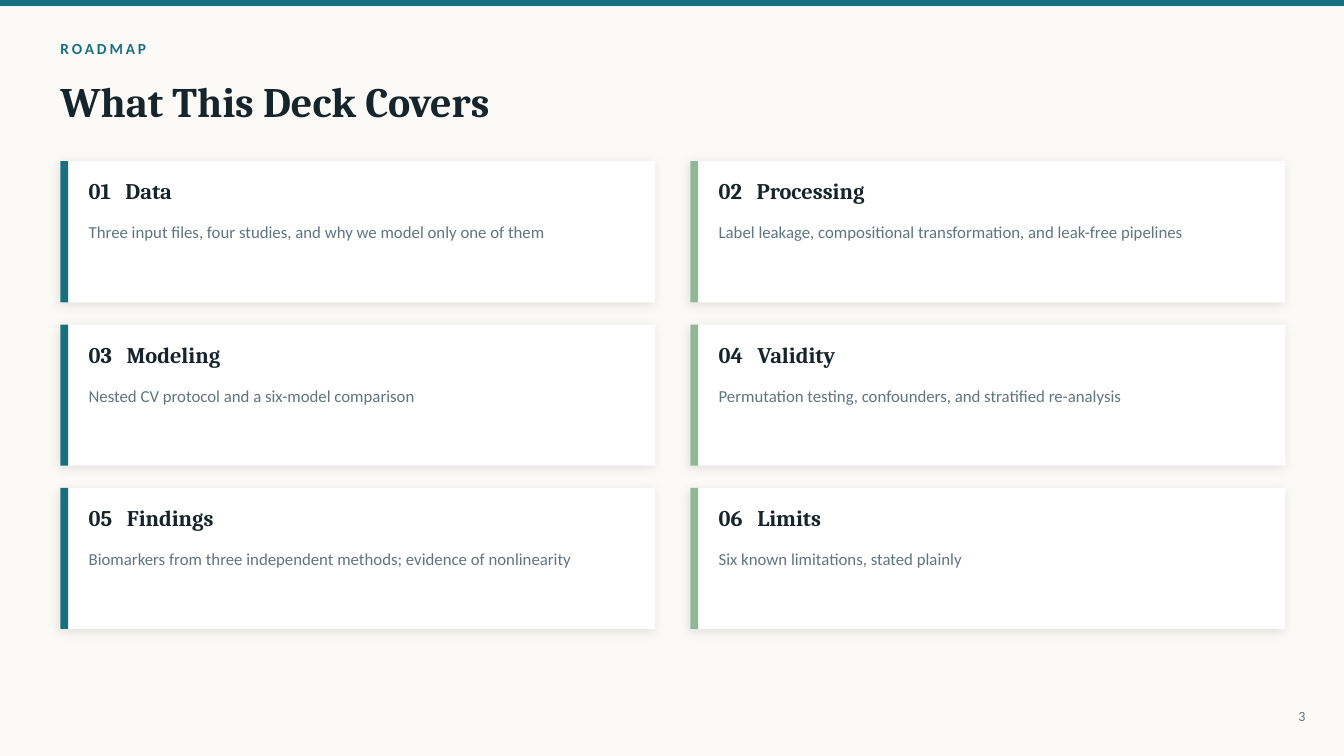
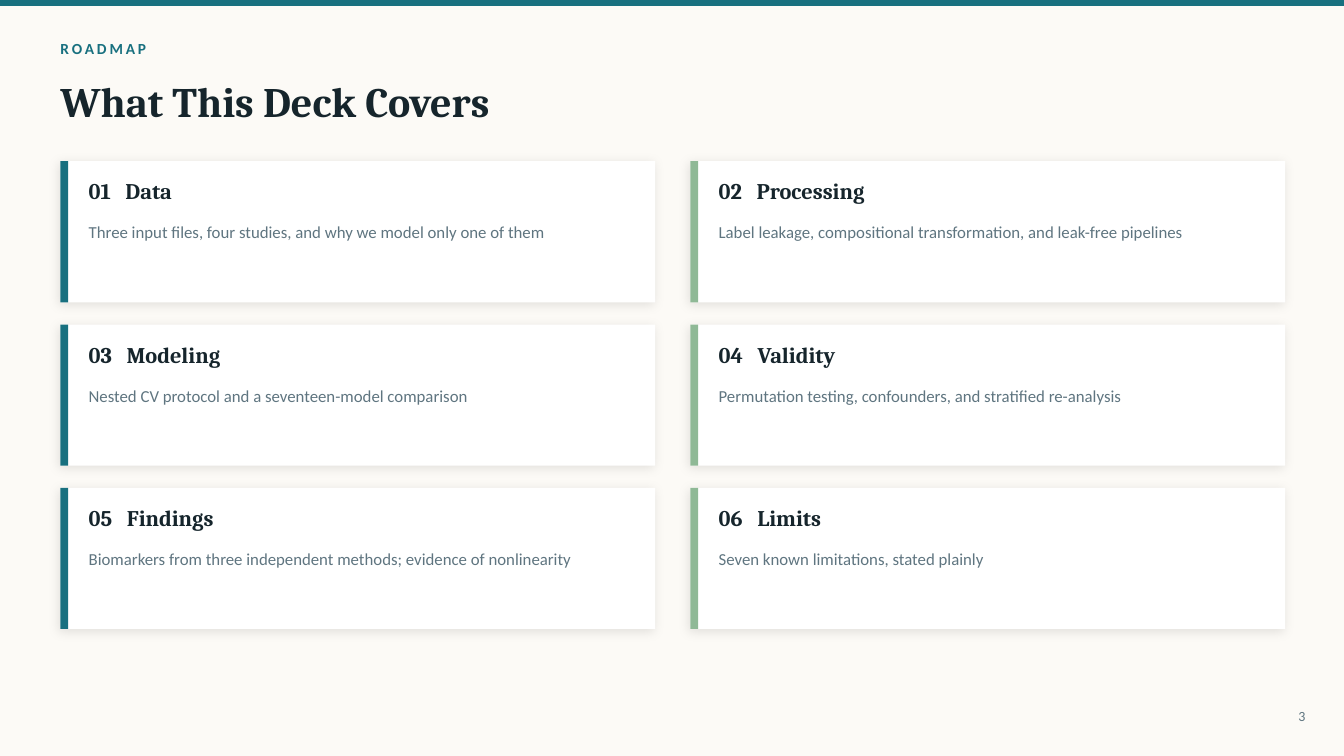
Before and after one commit to pengsihua2023/Christina-machine-learning-project, a slide deck: slide 3 of slides/Influenza_Microbiome_ML_Overview.pptx. Drawn at 1344x756 pixels with LibreOffice and Linux fonts; fonts in the diff are those of the drawing. Boxes give left, top, right and bottom in pixels: in the first picture for what was removed or moved away, otherwise in the second. Text is boxed around its words. In the diff, an @@ line names an element or a change of style, - is before the commit and + after.

```diff
--- a/slides/Influenza_Microbiome_ML_Overview.pptx
+++ b/slides/Influenza_Microbiome_ML_Overview.pptx
@@ text at (x1=89, y1=390, x2=467, y2=405): text changed @@
-Nested CV protocol and a six-model comparison
+Nested CV protocol and a seventeen-model comparison
@@ text at (x1=719, y1=553, x2=984, y2=568): text changed @@
-Six known limitations, stated plainly
+Seven known limitations, stated plainly
```
Also in this commit, not shown: 17 other slides changed, 2 slides added, 1 slide removed, 3 other files.
